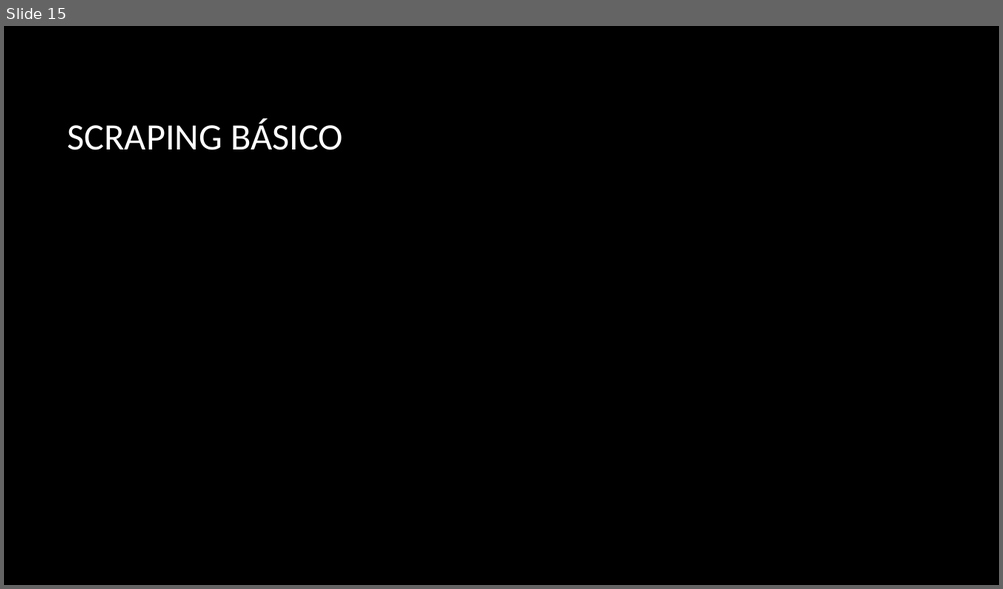
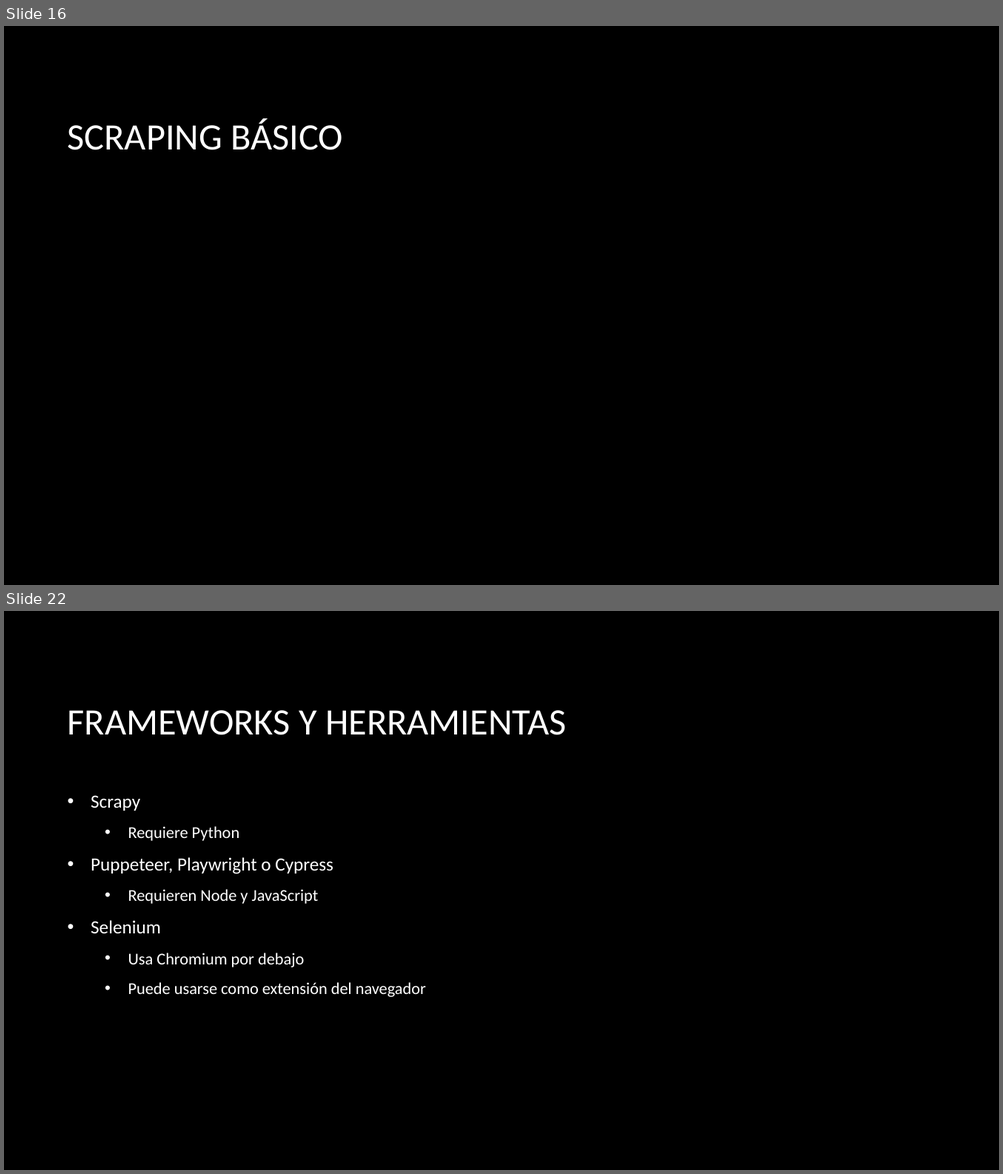
Before and after one commit to jofaval/talks-about, a slide deck: uv/web-scraping-y-las-bases-de-datos-ofuscadas/web-scraping-core.pptx. Shown one above the other, each under a label of ours: slide 15 before the commit, slides 16 and 22 after it; the slides between them are not shown. The pictures are 1003x589 and 1003x1174 pixels, drawn with LibreOffice and Linux fonts; fonts in the diff are those of the drawing; background and template pictures are left out. Boxes give left, top, right and bottom in pixels: in the first picture for what was removed or moved away, otherwise in the second. Text is boxed around its words. In the diff, an @@ line names an element or a change of style, - is before the commit and + after.

```diff
--- a/uv/web-scraping-y-las-bases-de-datos-ofuscadas/web-scraping-core.pptx
+++ b/uv/web-scraping-y-las-bases-de-datos-ofuscadas/web-scraping-core.pptx
@@ slide 22 added at bbox=[4, 611, 999, 1170], background picture (left out) @@
@@ title added at bbox=[68, 710, 566, 735], 36 pt, text #FFFFFF @@
+FRAMEWORKS Y HERRAMIENTAS
@@ text added at bbox=[91, 795, 426, 997], 16 pt, text #FFFFFF @@
+• Scrapy
+  • Requiere Python
+• Puppeteer, Playwright o Cypress
+  • Requieren Node y JavaScript
+• Selenium
+  • Usa Chromium por debajo
+  • Puede usarse como extensión del navegador
@@ what was slide 15 is now slide 16 @@
```
Also in this commit, not shown: 6 slides changed, 4 other slides added.
